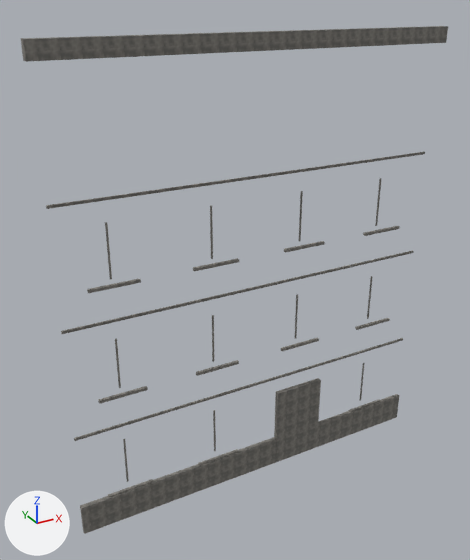
Before and after pictures for a commit that changed the OBJ model resources/blender/zombie_street/Street_BlockL1_Trim.obj.
Rendered twice from a 50 mm camera at (-8.64, -14.22, 13.31) aimed at (-0.63, 0.33, 6.04). The axes (+X, +Y, +Z) are drawn at lower left. The lights are the same throughout. The older version comes first. Where no turn or scale is listed for an object, it has been applied to the vertices.

Objects in the first picture: 'Street_BlockL1_Trim'.
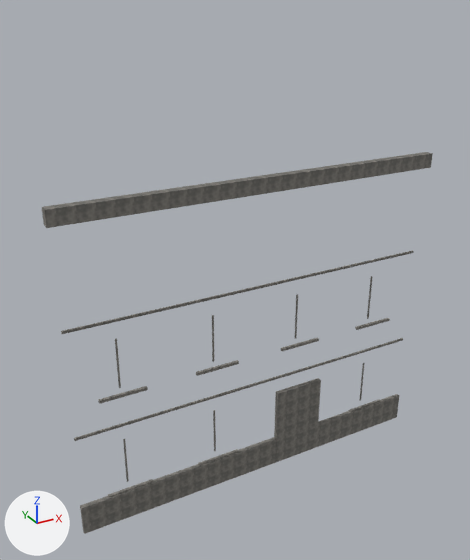
Changed parts and their boxes [x1, y1, x2, y2] in the pictures (470 x 560 px; the box of a moved part takes in the faces that stretch with it):
'Street_BlockL1_Trim', reshaped (8% narrower, 25% shorter): before [21, 26, 448, 534]; after [42, 152, 433, 534]
part 1 of me_street_blockl1_trim, moved or reshaped: before [21, 26, 448, 62]; after [42, 152, 433, 228]
part 2 of me_street_blockl1_trim, deleted: before [46, 152, 425, 293]

The change, as a diff of the scene's bpy script:
```diff
--- a/resources/blender/zombie_street/Street_BlockL1_Trim.obj.py
+++ b/resources/blender/zombie_street/Street_BlockL1_Trim.obj.py
@@ me_street_blockl1_trim @@
 # used by ob_street_blockl1_trim; location = (0.0, 0.0, 0.0)
-me_street_blockl1_trim.from_pydata(...)  # 224 vertices, 336 faces; spans x -5.7..5.7, y -0.26..0.23, z -0.43..12.5
+me_street_blockl1_trim.from_pydata(...)  # 152 vertices, 228 faces; spans x -5.7..5.7, y -0.26..0.23, z -0.43..9.0
+# me_street_blockl1_trim part 1: the loose piece of 8 vertices spanning x -5.7..5.7, y -0.26..0.0, z 12.08..12.5 is moved by (0.0, 0.0, -3.5)
+# me_street_blockl1_trim part 2: 9 loose pieces with 72 vertices, spanning x -5.6..5.6, y -0.09..0.23, z 6.74..9.02, are deleted
 me_street_blockl1_trim.materials.append(mat_trimstone)
```
